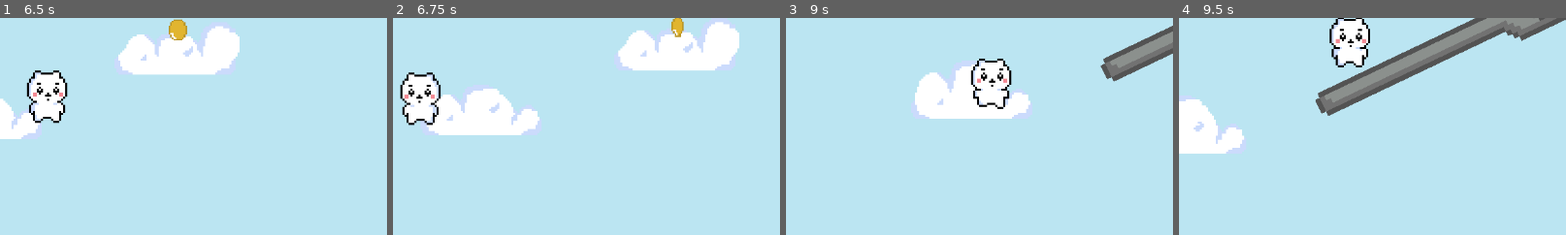
Above: before the commit, frames 1-4 (left to right).
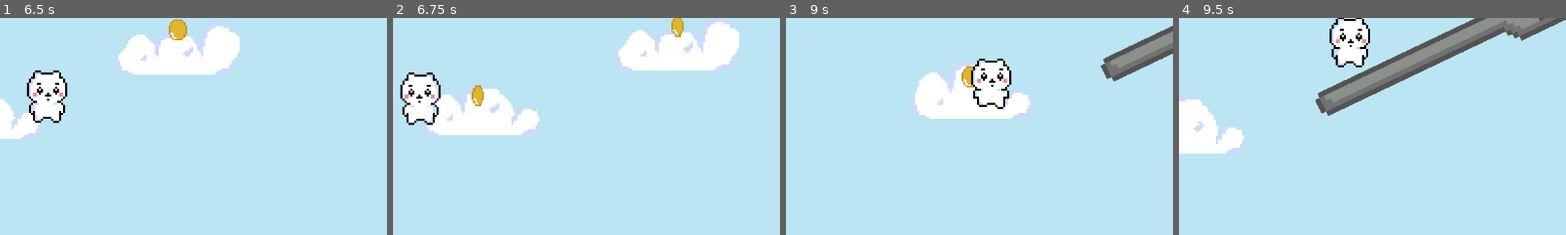
Above: after the commit, the same moments.

Repository: SilentPrincess108/Chiikawa-Platformer
Game: Godot game, scene res://scenes/level_1.tscn
Same seed, same stepped clock (60 frames per second), same inputs: the game is played once before the commit and once after it. Sound files missing from this copy of the repository are replaced by a short silence.
Inputs:
- Up to frame 1 (6.5 s): tap Enter at 0.5 s; hold D (Right) 0.53-2.03 s; tap Space (Jump) at 0.6, 0.77, 1.07, 1.52, 1.55, 1.82, 2.3, 2.85, 3.02, 3.32, 3.77, 3.8, 4.07, 4.52, 4.55, 4.82, 5.1, 6.02, 6.05, 6.32 s; tap Alt at 1.35, 3.6, 5.85 s; hold A (Left) 2.03-2.78 s; tap Shift at 2.1, 4.35 s; hold D (Right) 2.78-4.28 s; hold A (Left) 4.28-5.03 s; hold D (Right) 5.03-5.78 s; hold A (Left) from 5.78 s (still down)
- Up to frame 2 (6.75 s): keep holding A (Left); tap Shift at 6.6 s
- Up to frame 3 (9 s): tap Space (Jump) at 6.77, 6.8, 7.07, 7.35, 7.52, 7.82, 8.3 s; release A (Left) at 7.28 s; hold D (Right) from 7.28 s (still down); tap Alt at 8.1 s; tap Shift at 8.85 s
- Up to frame 4 (9.5 s): keep holding D (Right); tap Space (Jump) at 9.02, 9.05, 9.32 s
The pictures show only the part of the screen within x 35-85%, y 41-90%; the shares and areas given below are measured in that part.

Frame 1 is identical in both runs. In frame 2, 0.3% of the frame differs, in the area x 20-24%, y 30-41%; in frame 3, 0.2%; in frame 4, nothing differs.

Commit message:
added coin and jump sfx

Diff:
--- a/scenes/coins.tscn
+++ b/scenes/coins.tscn
@@ -1,7 +1,8 @@
-[gd_scene load_steps=14 format=3 uid="uid://b5asvdweqsuyg"]
+[gd_scene load_steps=15 format=3 uid="uid://b5asvdweqsuyg"]
 
 [ext_resource type="Script" uid="uid://dthoxbn5lxvv2" path="res://scripts/coins.gd" id="1_o4aag"]
 [ext_resource type="Texture2D" uid="uid://cl5x8qs5pvnrt" path="res://assets/sprites/coin.png" id="2_o4aag"]
+[ext_resource type="AudioStream" uid="uid://cmijmmx6pxnok" path="res://assets/sfx/coin.wav" id="3_fxnh4"]
 
 [sub_resource type="AtlasTexture" id="AtlasTexture_fxnh4"]
 atlas = ExtResource("2_o4aag")
@@ -87,4 +88,7 @@
 [node name="CollisionShape2D" type="CollisionShape2D" parent="."]
 shape = SubResource("RectangleShape2D_1abxn")
 
+[node name="AudioStreamPlayer" type="AudioStreamPlayer" parent="."]
+stream = ExtResource("3_fxnh4")
+
 [connection signal="body_entered" from="." to="." method="_on_body_entered"]
--- a/scenes/player.tscn
+++ b/scenes/player.tscn
@@ -1,9 +1,10 @@
-[gd_scene load_steps=24 format=3 uid="uid://b1vfb7dhdx501"]
+[gd_scene load_steps=25 format=3 uid="uid://b1vfb7dhdx501"]
 
 [ext_resource type="Script" uid="uid://c17jjeis4bnho" path="res://scripts/player.gd" id="1_g2els"]
 [ext_resource type="Texture2D" uid="uid://shotmxquf7ae" path="res://assets/sprites/chiikawa_idle.png" id="2_dqkch"]
 [ext_resource type="Texture2D" uid="uid://t2e2l6nrjp38" path="res://assets/sprites/chiikawa_walk.png" id="2_g2els"]
 [ext_resource type="Texture2D" uid="uid://dtj6f08yac632" path="res://assets/sprites/chiikawa_jump.png" id="3_qlg0r"]
+[ext_resource type="AudioStream" uid="uid://b0tm8mtc0tml3" path="res://assets/sfx/jump.wav" id="5_qlg0r"]
 
 [sub_resource type="AtlasTexture" id="AtlasTexture_smehm"]
 atlas = ExtResource("2_dqkch")
@@ -168,3 +169,7 @@
 limit_bottom = 650
 limit_smoothed = true
 position_smoothing_enabled = true
+
+[node name="AudioStreamPlayer" type="AudioStreamPlayer" parent="."]
+stream = ExtResource("5_qlg0r")
+volume_db = -20.0
--- a/scripts/coins.gd
+++ b/scripts/coins.gd
@@ -1,6 +1,10 @@
 extends Area2D
+
+@onready var coin_sfx: AudioStreamPlayer = $AudioStreamPlayer
 
 func _on_body_entered(_body: Node2D) -> void:
 	Globals.money += 1
-	print(Globals.money)
+	coin_sfx.play()
+	print("sfx played!")
+	await coin_sfx.finished
 	self.queue_free()
--- a/scripts/player.gd
+++ b/scripts/player.gd
@@ -4,6 +4,7 @@
 @export_range(0, 1) var acceleration = 0.3
 @export_range(0, 1) var decelerate_on_jump_release = 0.5
 @onready var animated_sprite: AnimatedSprite2D = $Sprite2D
+@onready var jump_sfx: AudioStreamPlayer = $AudioStreamPlayer
 
 const SPEED = 500.0
 const JUMP_VELOCITY = -400.0
@@ -43,6 +44,7 @@
 	# Handle jump.
 	if Input.is_action_just_pressed("Jump"):
 		velocity.y = JUMP_VELOCITY
+		jump_sfx.play()
 
 	if Input.is_action_just_released("Jump") and velocity.y < 0:
 		velocity.y *= decelerate_on_jump_release
Not shown, added: assets/sfx/coin.wav.import
Not shown, added: assets/sfx/jump.wav.import
Not shown, added: assets/sfx/coin.wav
Not shown, added: assets/sfx/jump.wav
